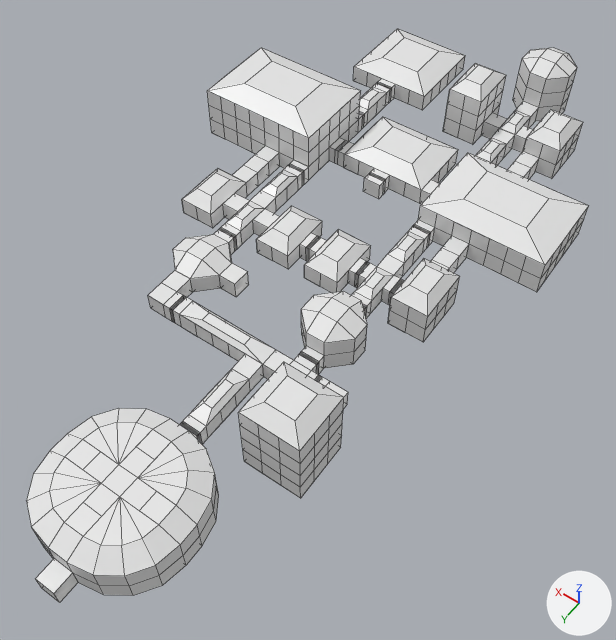
A saved change to the FBX model Assets/Models/850004.fbx.
Rendered twice from a 50 mm lens placed at (-16.7, 31.0, 32.8), pointed at (-1.4, 9.6, -0.8). Arrows for +X, +Y and +Z are at lower right; the lights stay in place. Mesh edges are drawn as thin lines. Vertices at the same position are counted once.

Objects in the first picture: 'Room_-10_-3', 'Room_-2_-4', 'Room_-2_-9', 'Room_-2_13', 'Room_-2_15', 'Room_-2_18', 'Room_-2_26', 'Room_-3_-8', 'Room_-4_-10', 'Room_-5_-13', 'Room_-5_19', 'Room_-5_9', 'Room_-7_-9', 'Room_-7_15', 'Room_-7_5', 'Room_2_-12', 'Room_4_-3', 'Room_4_-6', 'Room_4_-7'.
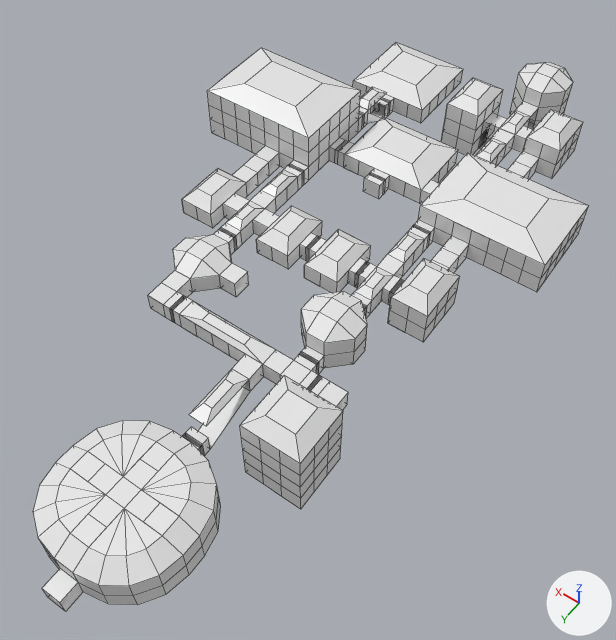
Where the newer file only moved an object's origin or applied its transform, the numbers keep the older frame.

Patch to the scene script:
```diff
--- a/Assets/Models/850004.fbx.py
+++ b/Assets/Models/850004.fbx.py
@@ me_plane_772 @@
 me_plane_772.from_pydata(...)  # 12 vertices, 4 faces; spans x -0.5..0.5, y -0.5..0.5, z 0.0..1.0
 # verts and faces of me_plane_772; kept vertices keep their numbers, new ones are numbered from 12
+# me_plane_772 part 2
+delete_vertices([1, 3, 4, 5, 10, 11])  # with the faces that use them
+verts[12] = (0.5, -0.5, -1.0)  # pixel (486, 139)
+verts[13] = (0.5, 0.5, -1.0)  # pixel (478, 148)
+faces += [(0, 12, 13, 2)]  # mat_floormaterial_001 (white #e7e7e7)
+faces += [(6, 8, 9, 7)]  # mat_ceilingmaterial_001 (white #e7e7e7)
 me_plane_772.materials.append(mat_floormaterial_001)
-me_plane_772.materials.append(mat_wallmaterial_001)  # white #e7e7e7
 me_plane_772.materials.append(mat_ceilingmaterial_001)
@@ me_plane_640 @@
-me_plane_640.from_pydata(...)  # 32 vertices, 12 faces; spans x -0.5..0.5, y -1.5..1.5, z 0.0..1.25
+me_plane_640.from_pydata(...)  # 12 vertices, 6 faces; spans x -0.5..0.5, y -1.5..1.5, z -1.0..1.25
+# me_plane_640 part 4: the loose piece of 4 vertices spanning x -0.5, y -0.5..0.5, z 0.0..1.0 is deleted
+# me_plane_640 part 5: 12 vertices removed from x -0.5..0.5, y -0.5..1.5, z 0.0..1.0
+# me_plane_640 part 6: 2 vertices added at x -0.5..0.5, y 1.5, z -1.0
 me_plane_640.materials.append(mat_floormaterial_001)
-me_plane_640.materials.append(mat_wallmaterial_001)  # white #e7e7e7
 me_plane_640.materials.append(mat_ceilingmaterial_001)
@@ me_circlequadrant_024 @@
 me_circlequadrant_024.from_pydata(...)  # 116 vertices, 100 faces; spans x -5.0..2.0, y 19.0..26.0, z 0.0..2.5
+# me_circlequadrant_024 part 3: the whole mesh is moved by (0.0, 0.0, -1.0)
 me_circlequadrant_024.materials.append(mat_floormaterial_001)
@@ me_circlequadrant_016 @@
 me_circlequadrant_016.from_pydata(...)  # 52 vertices, 41 faces; spans x -5.0..-2.0, y -13.0..-10.0, z 0.0..3.5
+# me_circlequadrant_016 part 1: the whole mesh is moved by (0.0, 0.0, -1.0)
 me_circlequadrant_016.materials.append(mat_floormaterial_001)
@@ me_plane_780 @@
 me_plane_780.from_pydata(...)  # 12 vertices, 4 faces; spans x -0.5..0.5, y -0.5..0.5, z 0.0..1.0
 # verts and faces of me_plane_780; kept vertices keep their numbers, new ones are numbered from 12
+# me_plane_780 part 7
+delete_vertices([0, 1, 4, 7, 10, 11])  # with the faces that use them
+verts[12] = (-0.5, -0.5, -1.0)
+verts[13] = (0.5, -0.5, -1.0)
+faces += [(2, 12, 13, 3)]  # mat_floormaterial_001 (white #e7e7e7)
+faces += [(5, 6, 9, 8)]  # mat_ceilingmaterial_001 (white #e7e7e7)
 me_plane_780.materials.append(mat_floormaterial_001)
-me_plane_780.materials.append(mat_wallmaterial_001)  # white #e7e7e7
 me_plane_780.materials.append(mat_ceilingmaterial_001)
@@ me_plane_427 @@
-me_plane_427.from_pydata(...)  # 24 vertices, 10 faces; spans x -0.5..0.5, y -1.0..1.0, z 0.0..1.25
+me_plane_427.from_pydata(...)  # 12 vertices, 6 faces; spans x -0.5..0.5, y -1.0..1.0, z -1.0..1.25
+# me_plane_427 part 8
+# 14 vertices are removed from x -0.5..0.5, y -1.0..1.0, z 0.0..1.0
+# 8 faces are deleted
+# 2 vertices are added at (-0.5, -1.0, -1.0), (0.5, -1.0, -1.0)
+# 1 new face joins them, mat_floormaterial_001 (white #e7e7e7)
+# 3 new faces join them, mat_ceilingmaterial_001 (white #e7e7e7)
 me_plane_427.materials.append(mat_floormaterial_001)
-me_plane_427.materials.append(mat_wallmaterial_001)  # white #e7e7e7
 me_plane_427.materials.append(mat_ceilingmaterial_001)
@@ ob_room__2_18 @@
-ob_room__2_18 = bpy.data.objects.new('Room_-2_18', me_plane_832)
-ob_room__2_18.location = (-1.5, 18.5, 0.0)
+ob_room__2_18 = bpy.data.objects.new('Room_-2_18', me_plane_808)
+ob_room__2_18.location = (-1.5, 18.5, -1.0)
@@ ob_room__2__9 @@
 ob_room__2__9 = bpy.data.objects.new('Room_-2_-9', me_plane_501)
-ob_room__2__9.location = (-1.0, -7.5, 0.0)
+ob_room__2__9.location = (-1.0, -7.5, -1.0)
@@ ob_room__7_15 @@
 ob_room__7_15 = bpy.data.objects.new('Room_-7_15', me_plane_647)
-ob_room__7_15.location = (-5.5, 16.5, 0.0)
+ob_room__7_15.location = (-5.5, 16.5, -1.0)
@@ ob_room__2_26 @@
 ob_room__2_26 = bpy.data.objects.new('Room_-2_26', me_plane_841)
-ob_room__2_26.location = (-1.5, 26.5, 0.0)
+ob_room__2_26.location = (-1.5, 26.5, -1.0)
@@ ob_room_4__7 @@
 ob_room_4__7 = bpy.data.objects.new('Room_4_-7', me_plane_744)
-ob_room_4__7.location = (4.5, -6.5, 0.0)
+ob_room_4__7.location = (4.5, -6.5, -1.0)
@@ ob_room_2__12 @@
 ob_room_2__12 = bpy.data.objects.new('Room_2_-12', me_plane_447)
-ob_room_2__12.location = (4.5, -9.5, 0.0)
+ob_room_2__12.location = (4.5, -9.5, -1.0)
```

Location of each change, [x1, y1, x2, y2] in pixels of the pictures (616 x 640 px):
'Room_-5_19', mesh moved: before [26, 408, 219, 596]; after [33, 421, 221, 605]
'Room_-7_15', moved: before [238, 362, 344, 499]; after [240, 376, 343, 509]
'Room_2_-12', moved: before [353, 29, 465, 110]; after [353, 42, 463, 123]
'Room_-2_-9', moved: before [443, 63, 506, 144]; after [441, 78, 503, 155]
'Room_-5_-13', mesh moved: before [513, 48, 577, 121]; after [510, 62, 573, 129]
'Room_-2_15', reshaped (16% taller): before [189, 369, 250, 438]; after [189, 369, 250, 449]
'Room_-2_26', moved: before [35, 559, 78, 603]; after [42, 569, 83, 612]
'Room_-2_18', reshaped, moved: before [179, 415, 208, 445]; after [182, 427, 210, 456]
'Room_4_-6', reshaped: before [360, 87, 387, 124]; after [360, 87, 386, 124]
'Room_4_-7', moved: before [373, 78, 395, 106]; after [371, 94, 394, 118]
'Room_-3_-8', reshaped (7% wider, 33% taller): before [481, 113, 507, 139]; after [479, 113, 507, 148]
'Room_-4_-10', reshaped: before [516, 101, 538, 128]; after [516, 101, 538, 116]
part 4 of me_plane_640, deleted: before [221, 395, 237, 421]
part 5 of me_plane_640, deleted: before [206, 380, 250, 438]
part 6 of me_plane_640, added: after [198, 387, 250, 449]
